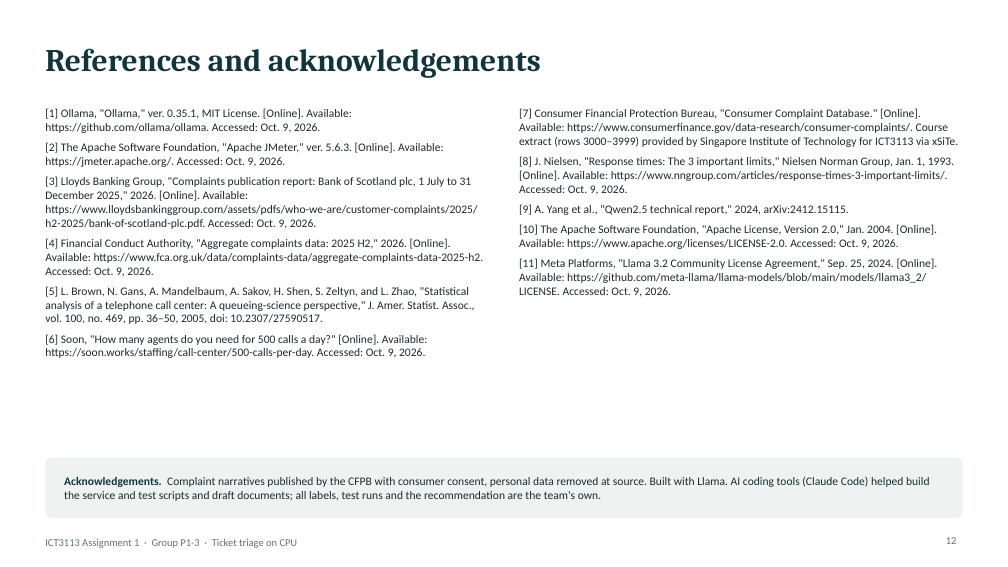
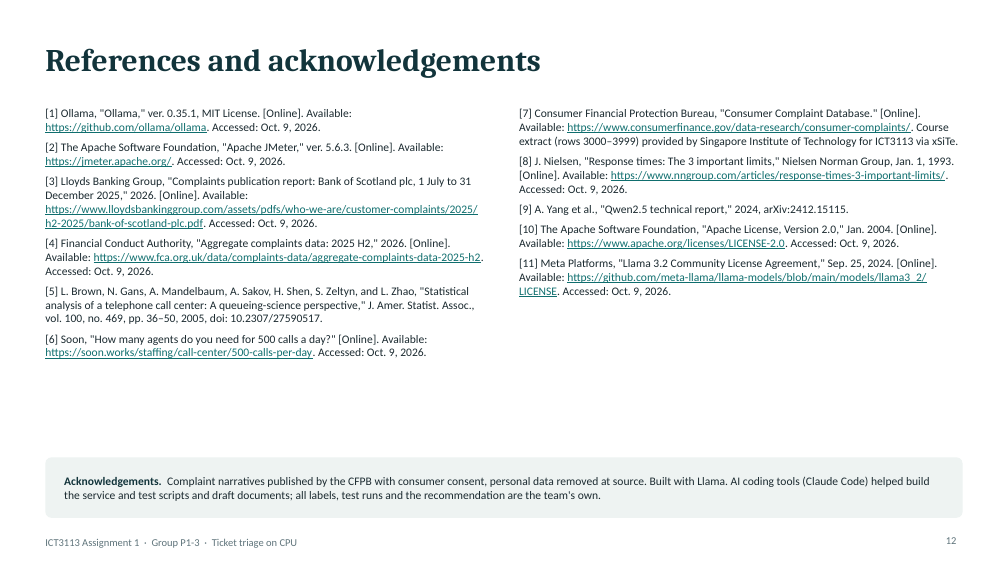
Before and after one commit to asdafsafas/ICT3113_A1_P1-3, a slide deck: slide 12 of slides/Group03.pptx. Drawn at 1008x567 pixels with LibreOffice and Linux fonts; fonts in the diff are those of the drawing. Boxes give left, top, right and bottom in pixels: in the first picture for what was removed or moved away, otherwise in the second. Text is boxed around its words. In the diff, an @@ line names an element or a change of style, - is before the commit and + after.

Commit message:
Make slide 12 reference URLs real hyperlinks; keep Ridwan's slide 7 edit
URLs that wrap at a hyphen (Lloyds report, Llama licence) lost the hyphen
when the deck was exported to PDF, because the PDF viewer guessed the link
from the text. Each reference URL is now an explicit hyperlink, so the
exported PDF carries the exact address.

Also carries Ridwan's PowerPoint edit (ad19d8e) into build_deck.js: the
load-generator Mac is a MacBook Air, Apple M4, 10 cores, 24 GB, so
rebuilding the deck no longer drops it.

```diff
--- a/slides/Group03.pptx
+++ b/slides/Group03.pptx
@@ text at (45,108,484,359): text colour #1B2A30 to #0F6E6E, underline on in "https://github.com/ollama/ollama.", "https://jmeter.apache.org/.", "https://www.lloydsbankinggroup.com/assets/pdfs/who-we-are/cu ...", "https://www.fca.org.uk/data/complaints-data/aggregate-compla ..." and 1 more places @@
@@ text at (519,108,958,297): text colour #1B2A30 to #0F6E6E, underline on in "https://www.consumerfinance.gov/data-research/consumer-compl ...", "https://www.nngroup.com/articles/response-times-3-important- ...", "https://www.apache.org/licenses/LICENSE-2.0.", "https://github.com/meta-llama/llama-models/blob/main/models/ ..." @@
```
Also in this commit, not shown: 5 other slides changed, 1 other file.
